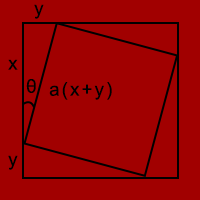
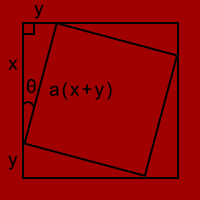
Layered file, before and after one edit (200 × 200). Changes by layer:
added layer "矩形 1 拷贝 2" above "矩形 1" over [24, 24, 35, 35]
